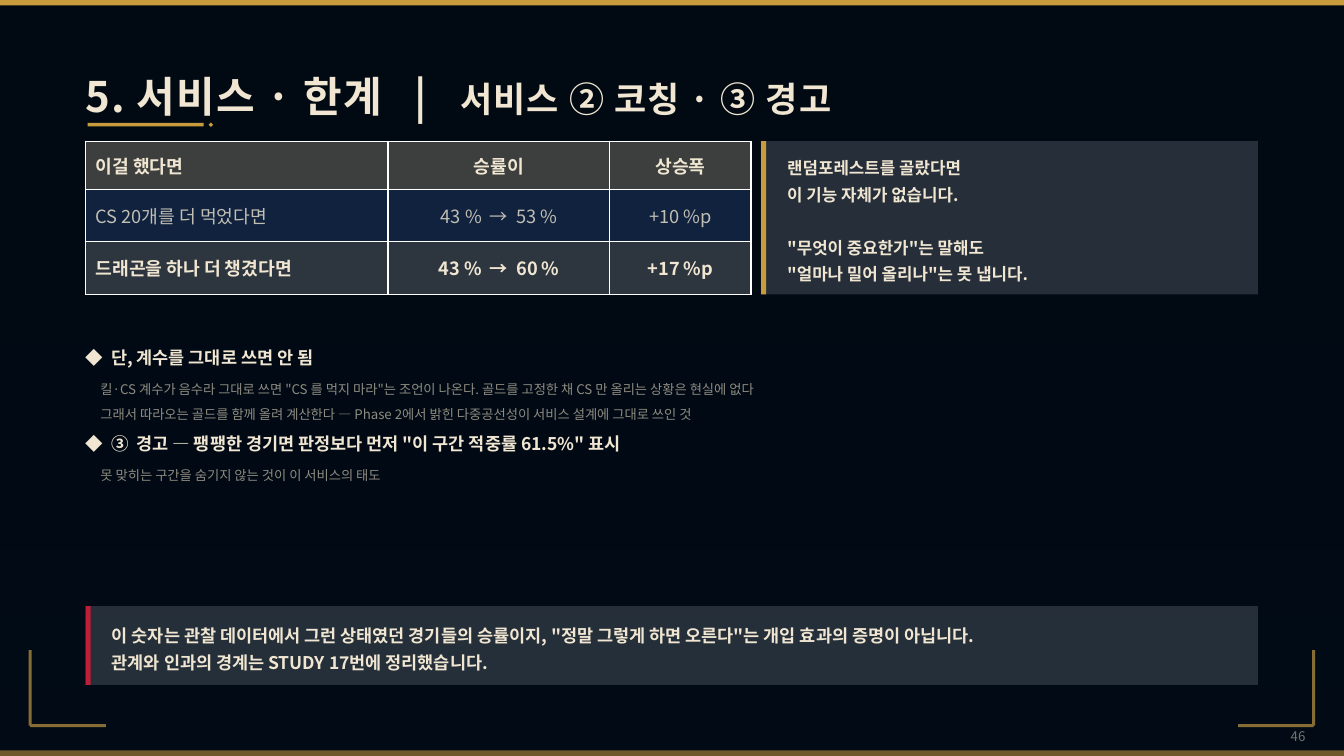
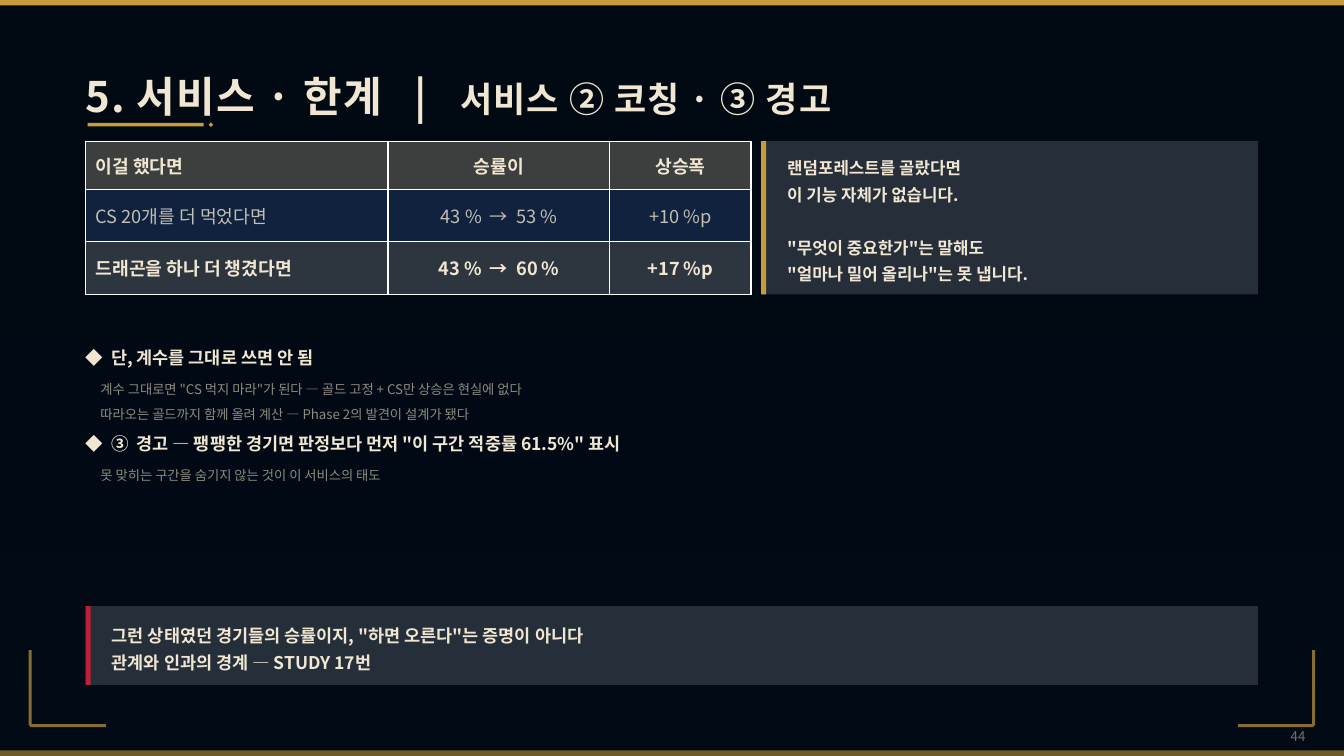
Before and after one commit to wpalswpa/project2608, a slide deck: slide 44 of LOLEX_발표_발표용 사본.pptx (slide 46 before the commit). Drawn at 1344x756 pixels with LibreOffice and Linux fonts; fonts in the diff are those of the drawing; background and template pictures are left out; a plain dark background stands for a picture behind light text. Boxes give left, top, right and bottom in pixels: in the first picture for what was removed or moved away, otherwise in the second. Text is boxed around its words. In the diff, an @@ line names an element or a change of style, - is before the commit and + after.

```diff
--- a/LOLEX_발표_발표용 사본.pptx
+++ b/LOLEX_발표_발표용 사본.pptx
@@ text at [100, 383, 521, 420]: text changed @@
-킬·CS 계수가 음수라 그대로 쓰면 "CS 를 먹지 마라"는 조언이 나온다. 골드를 고정한 채 CS 만 올리는 상황은 현실에 없다
-그래서 따라오는 골드를 함께 올려 계산한다 — Phase 2에서 밝힌 다중공선성이 서비스 설계에 그대로 쓰인 것
+계수 그대로면 "CS 먹지 마라"가 된다 — 골드 고정 + CS만 상승은 현실에 없다
+따라오는 골드까지 함께 올려 계산 — Phase 2의 발견이 설계가 됐다
@@ text at [112, 627, 583, 671]: text changed @@
-이 숫자는 관찰 데이터에서 그런 상태였던 경기들의 승률이지, "정말 그렇게 하면 오른다"는 개입 효과의 증명이 아닙니다.
-관계와 인과의 경계는 STUDY 17번에 정리했습니다.
+그런 상태였던 경기들의 승률이지, "하면 오른다"는 증명이 아니다
+관계와 인과의 경계 — STUDY 17번
@@ page number at [1291, 731, 1306, 741]: text changed @@
-46
+44
```
Also in this commit, not shown: 6 other slides changed, 2 slides removed, 3 other files.
